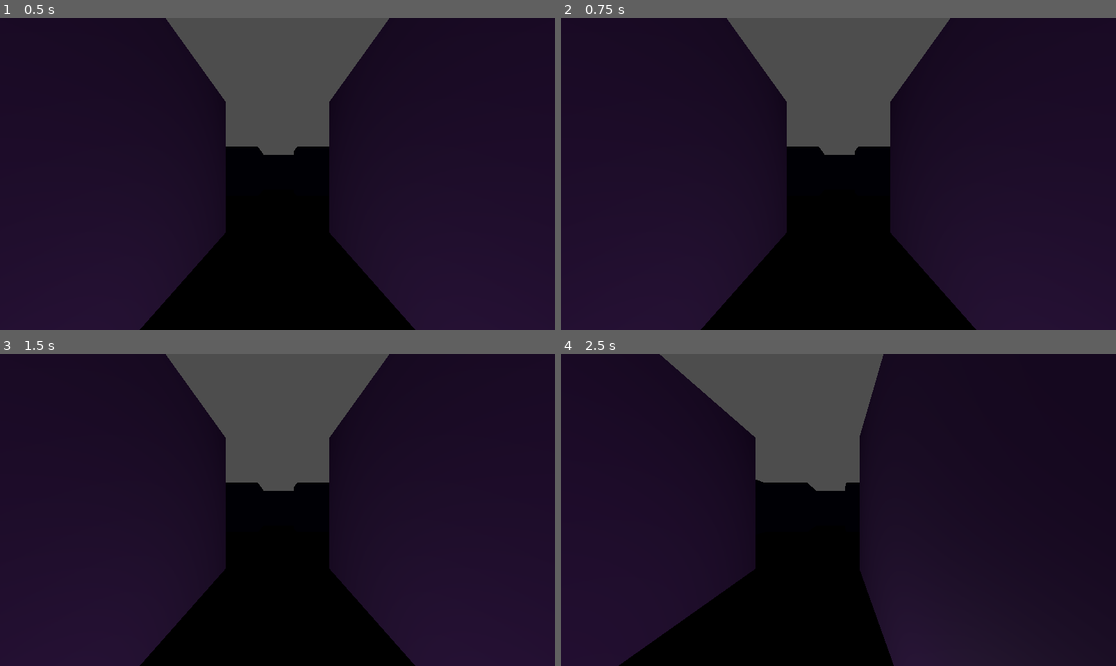
Above: before the commit, frames 1-4 (two rows, left to right).
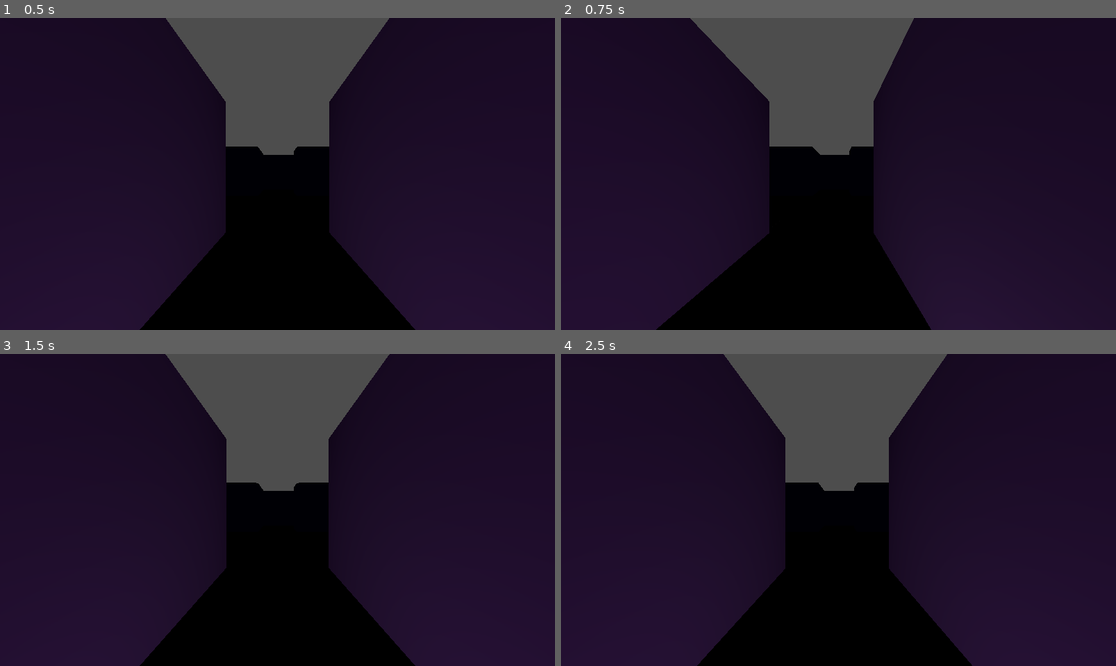
Above: after the commit, the same moments.

Repository: local-minimum/yeet-it
Game: Godot game, scene res://scenes/level.tscn
Two runs of this game, one before a commit and one after it. Both use one fixed random seed, a clock stepped at 60 frames per second and the inputs below.
Inputs (mouse positions are in pixels of both pictures, inside the frame that each line leads up to):
- Up to frame 1 (0.5 s): no input
- Up to frame 2 (0.75 s): tap Enter at 0.5 s; move the mouse to (960, 158) at 0.52 s; hold D (crawl_strafe_right) from 0.53 s (still down); tap Ctrl (toggle_free_look_cam_keyb) at 0.6 s; click (960, 158) at 0.67 s
- Up to frame 3 (1.5 s): tap Space at 1.25 s; move the mouse to (166, 525) at 1.27 s; release D (crawl_strafe_right) at 1.28 s; hold S (crawl_backward) from 1.28 s (still down); right-click (166, 525) at 1.35 s
- Up to frame 4 (2.5 s): tap Enter at 2 s; move the mouse to (894, 441) at 2.02 s; release S (crawl_backward) at 2.03 s; hold D (crawl_strafe_right) from 2.03 s (still down); tap Ctrl (toggle_free_look_cam_keyb) at 2.1 s

Frame 1 is identical in both runs. In frame 2, 8.7% of the frame differs, in the area x 17-75%, y 0-100%; in frame 3, less than 0.1%; in frame 4, 15%, in the area x 10-75%, y 0-100%.

Commit message:
Remove double bounce on refuse move

Diff:
--- a/scripts/gridded_level/entities/movement_executor.gd
+++ b/scripts/gridded_level/entities/movement_executor.gd
@@ -319,7 +319,6 @@
     tween_trans: Tween.TransitionType = Tween.TRANS_SINE,
     tween_ease: Tween.EaseType = Tween.EASE_IN_OUT,
     force_tank_movement: bool = false,
-    bounce_back: bool = false,
 ) -> Tween:
     var from: Vector3 = _get_position(plan.from)
     var to: Vector3 = _get_position(plan.to)
@@ -335,21 +334,13 @@
         translation_method,
         plan.progress,
         1.0,
-        duration if !bounce_back else duration * 0.5,
+        duration,
     )
 
     if !_settings.tank_movement && !force_tank_movement:
         @warning_ignore_start("return_value_discarded")
         method_tweener.set_trans(tween_trans).set_ease(tween_ease)
         @warning_ignore_restore("return_value_discarded")
-
-    if bounce_back:
-        method_tweener = tween.tween_method(
-            translation_method,
-            1.0,
-            0.0,
-            duration * 0.5,
-        )
 
     if !_settings.tank_movement && !force_tank_movement:
         @warning_ignore_start("return_value_discarded")
@@ -525,6 +516,5 @@
         Tween.TRANS_SINE,
         Tween.EASE_IN,
         true,
-        true,
     )
     _add_rotation_and_finalize_simple_translation_tween(tween, plan)
